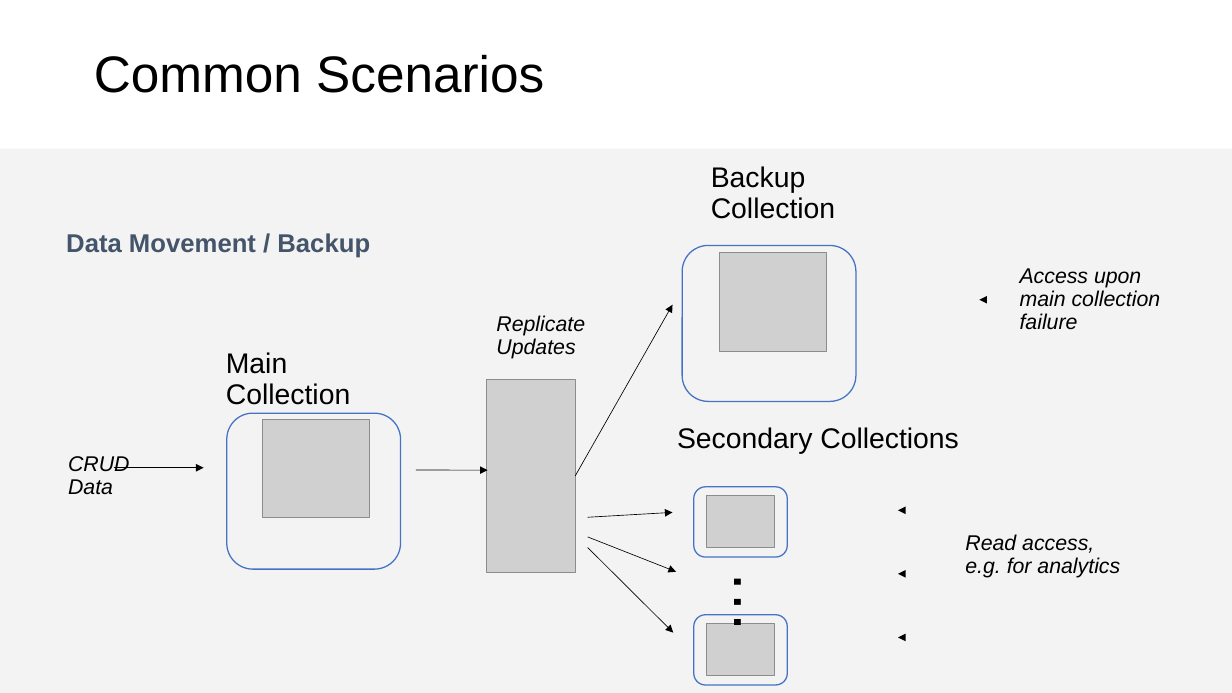
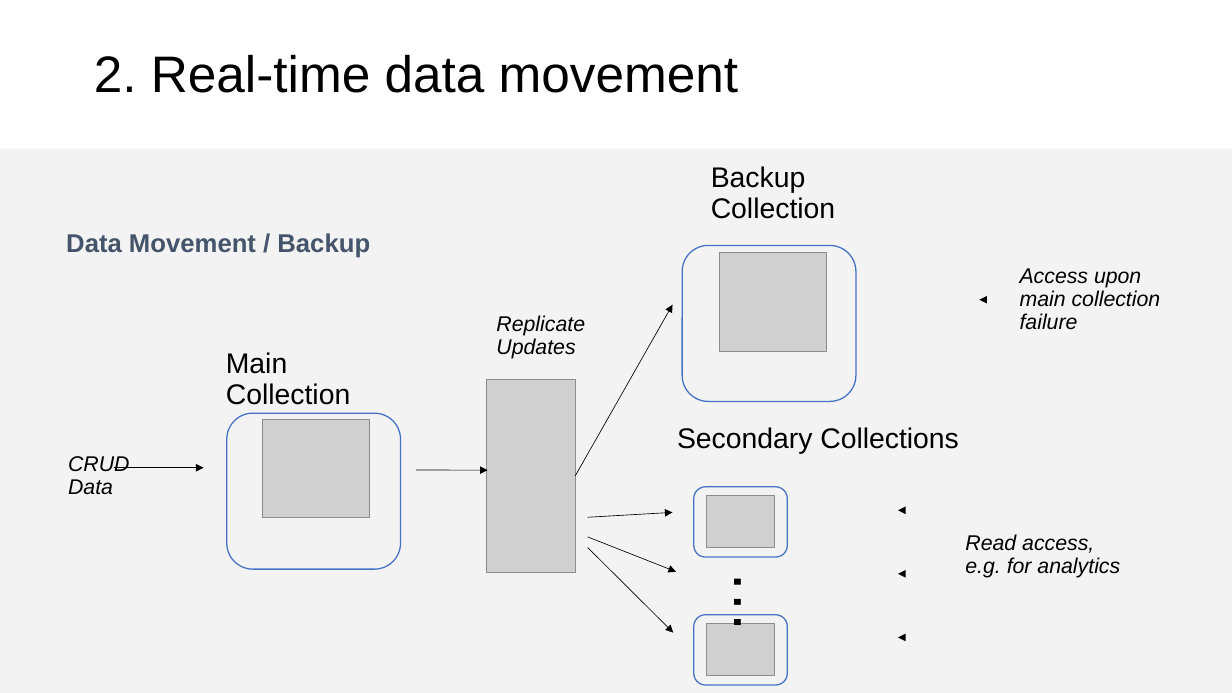
Before and after one commit to CosmosDB/labs, a slide deck: slide 6 of decks/Change-Feed.pptx. Drawn at 1232x693 pixels with LibreOffice and Linux fonts; fonts in the diff are those of the drawing; grey boxes stand for pictures. Boxes give left, top, right and bottom in pixels: in the first picture for what was removed or moved away, otherwise in the second. Text is boxed around its words. In the diff, an @@ line names an element or a change of style, - is before the commit and + after.

```diff
--- a/decks/Change-Feed.pptx
+++ b/decks/Change-Feed.pptx
@@ title at [94, 54, 738, 93]: text changed @@
-Common Scenarios
+2. Real-time data movement
```
Also in this commit, not shown: 7 other slides changed, 4 slides added, 1 slide removed.
